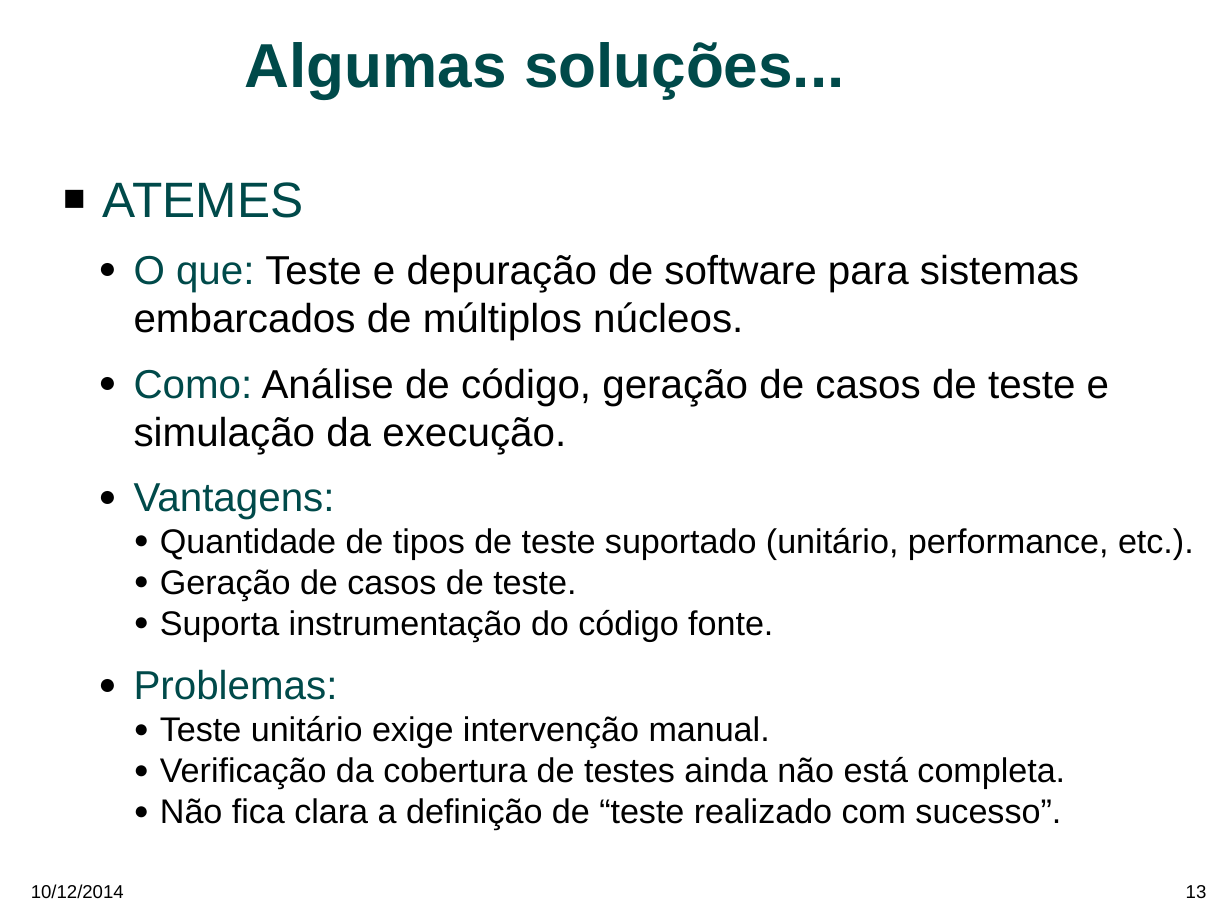
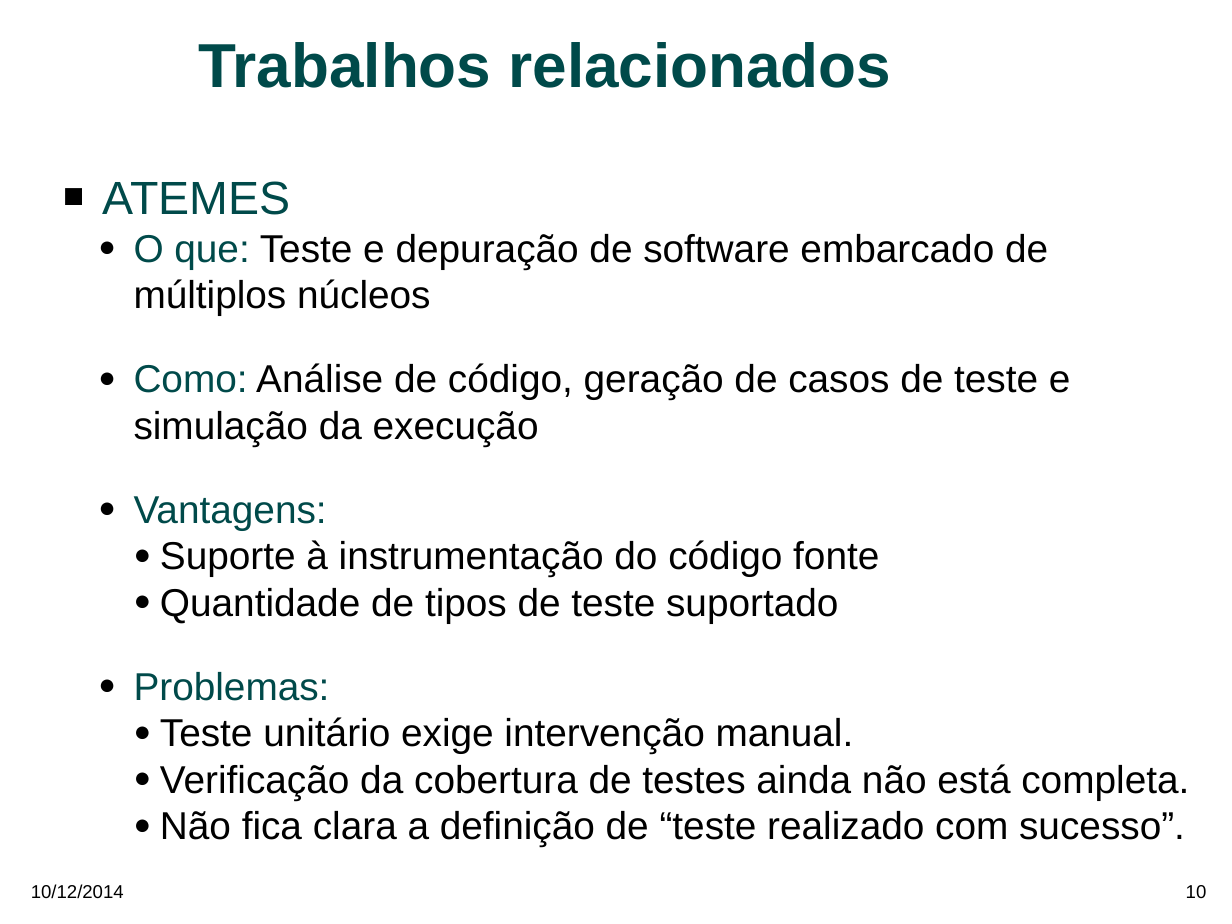
Before and after one commit to MohammedAbosaeeda/mestrado, a slide deck: slide 10 of mestrado_rita_soldi.odp (slide 13 before the commit). Drawn at 1232x924 pixels with LibreOffice and Linux fonts; fonts in the diff are those of the drawing; background and template pictures are left out. Boxes give left, top, right and bottom in pixels: in the first picture for what was removed or moved away, otherwise in the second. Text is boxed around its words. In the diff, an @@ line names an element or a change of style, - is before the commit and + after.

```diff
--- a/mestrado_rita_soldi.odp
+++ b/mestrado_rita_soldi.odp
@@ title at [198, 42, 891, 88]: text changed @@
-Algumas soluções...
+Trabalhos relacionados
@@ text at [103, 181, 1189, 847]: size 32 to 30 pt in "ATEMES"; size 26 to 25 pt in "Vantagens:", "Problemas:"; size 22 to 25 pt in "Teste unitário exige intervenção manual.", "Verificação da cobertura de testes ainda não ...", "Não fica clara a definição de “teste ..." @@
@@ text at [134, 234, 1071, 446]: text changed; size 26 to 25 pt @@
-  ● O que: Teste e depuração de software para sistemas embarcados de múltiplos núcleos.
-  ● Como: Análise de código, geração de casos de teste e simulação da execução.
+  ● O que: Teste e depuração de software embarcado de múltiplos núcleos
+  ● Como: Análise de código, geração de casos de teste e simulação da execução
@@ text at [160, 540, 879, 623]: text changed; size 22 to 25 pt @@
-    ● Quantidade de tipos de teste suportado (unitário, performance, etc.).
-    ● Geração de casos de teste.
-    ● Suporta instrumentação do código fonte.
+    ● Suporte à instrumentação do código fonte
+    ● Quantidade de tipos de teste suportado
@@ page number at [1186, 885, 1207, 898]: text changed @@
-13
+10
```
Also in this commit, not shown: 7 other slides changed, 3 slides added, 16 slides removed, 5 other files.
